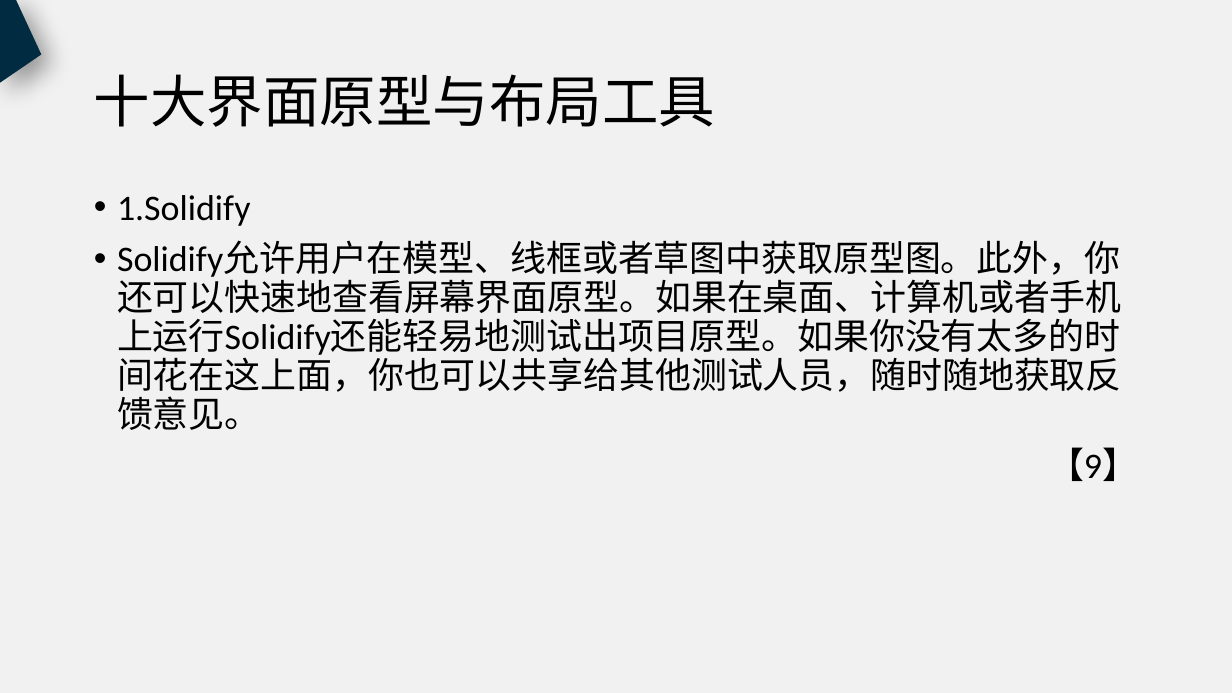
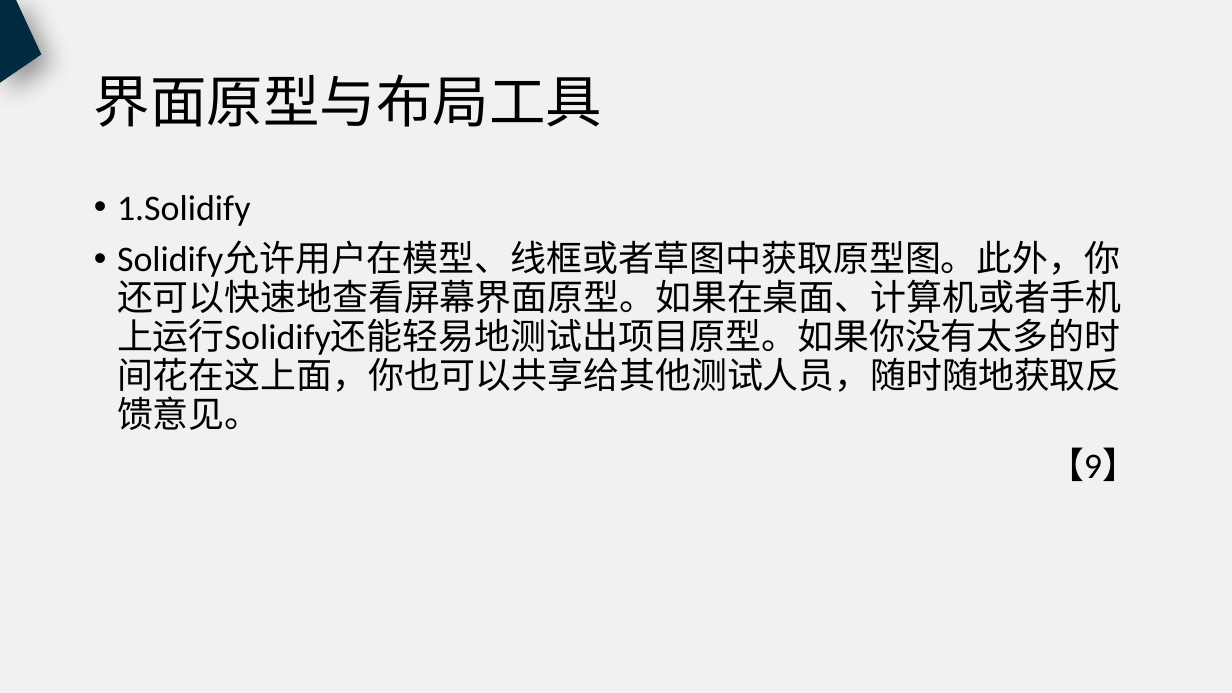
Before and after one commit to PRD2018-G18/PRD2018, a slide deck: slide 41 of 非受控文档/过程文档/UML基础2/UML基础2.pptx. Drawn at 1232x693 pixels with LibreOffice and Linux fonts; fonts in the diff are those of the drawing. Boxes give left, top, right and bottom in pixels: in the first picture for what was removed or moved away, otherwise in the second. Text is boxed around its words. In the diff, an @@ line names an element or a change of style, - is before the commit and + after.

Commit message:
审核修改UML基础2界面原型PPT

```diff
--- a/非受控文档/过程文档/UML基础2/UML基础2.pptx
+++ b/非受控文档/过程文档/UML基础2/UML基础2.pptx
@@ title at [94, 74, 602, 127]: text changed @@
-十大界面原型与布局工具
+界面原型与布局工具
```
Also in this commit, not shown: 24 other slides changed, 3 slides added, 1 slide removed.
